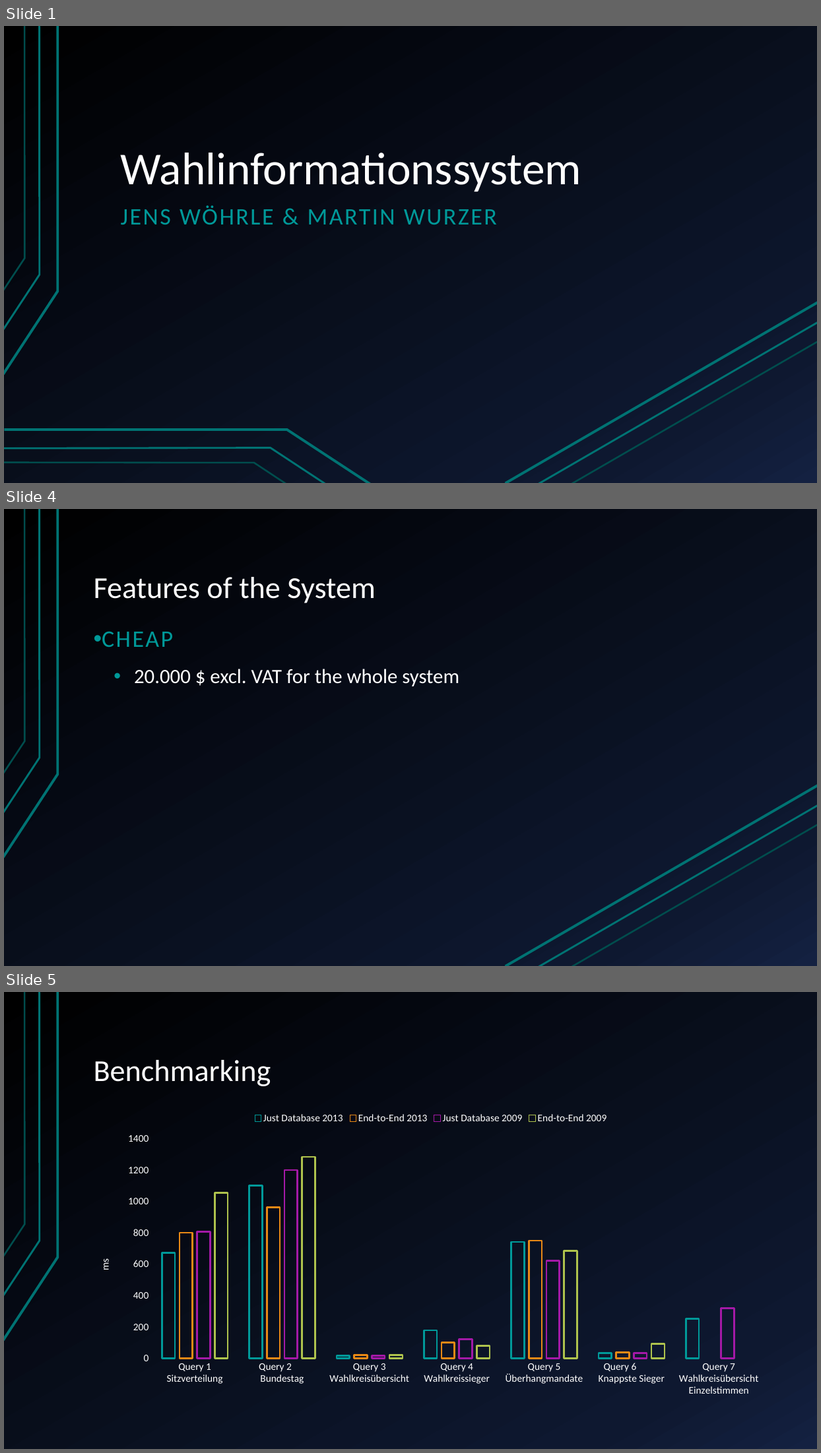
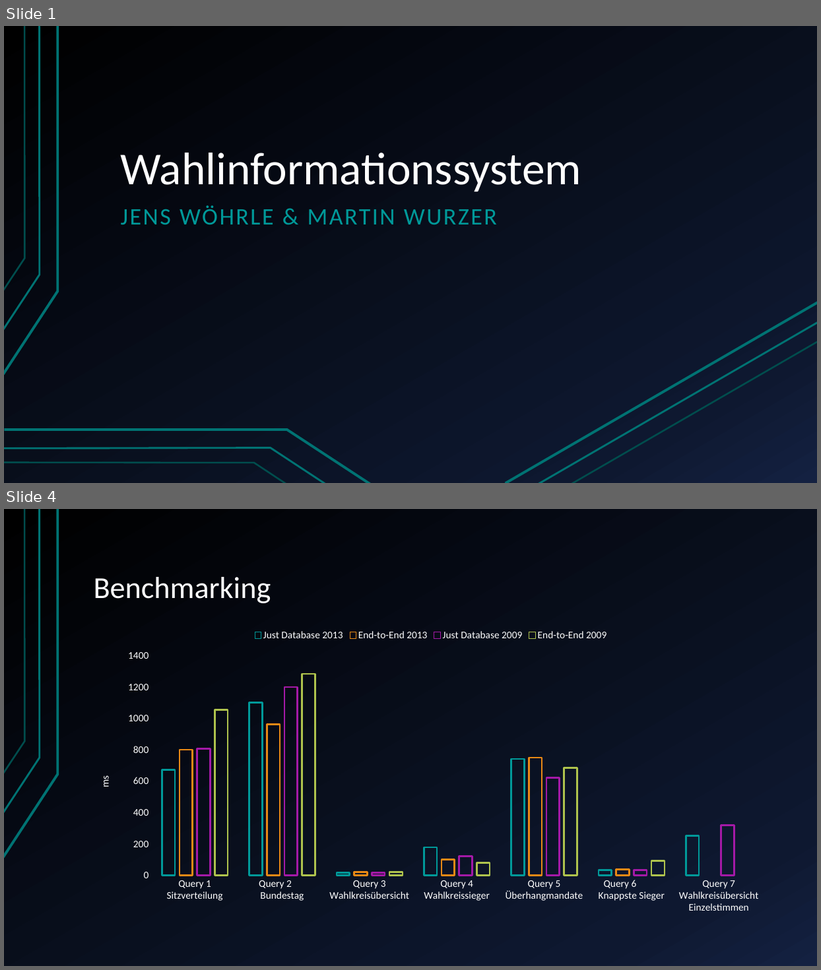
Before and after one commit to SweetyGott/Wahlinfosystem, a slide deck: FinalPresentation.pptx. Shown one above the other, each under a label of ours: slides 1, 4 and 5 before the commit, slides 1 and 4 after it; the slides between them are not shown. The pictures are 821x1453 and 821x970 pixels, drawn with LibreOffice and Linux fonts; fonts in the diff are those of the drawing. Boxes give left, top, right and bottom in pixels: in the first picture for what was removed or moved away, otherwise in the second. Text is boxed around its words. In the diff, an @@ line names an element or a change of style, - is before the commit and + after.

```diff
--- a/FinalPresentation.pptx
+++ b/FinalPresentation.pptx
@@ slide 4 removed at (x1=4, y1=509, x2=817, y2=966), background gradient #000000 to #0F1931 to #142242; not listed: 6 template elements that a slide beside it also shows @@
@@ title removed at (x1=94, y1=577, x2=376, y2=603) @@
-Features of the System
@@ text removed at (x1=102, y1=631, x2=459, y2=687) @@
-• CHEAP
-  • 20.000 $ excl. VAT for the whole system
@@ what was slide 5 is now slide 4 @@
```
Also in this commit, not shown: 2 slides changed, 1 slide added.
